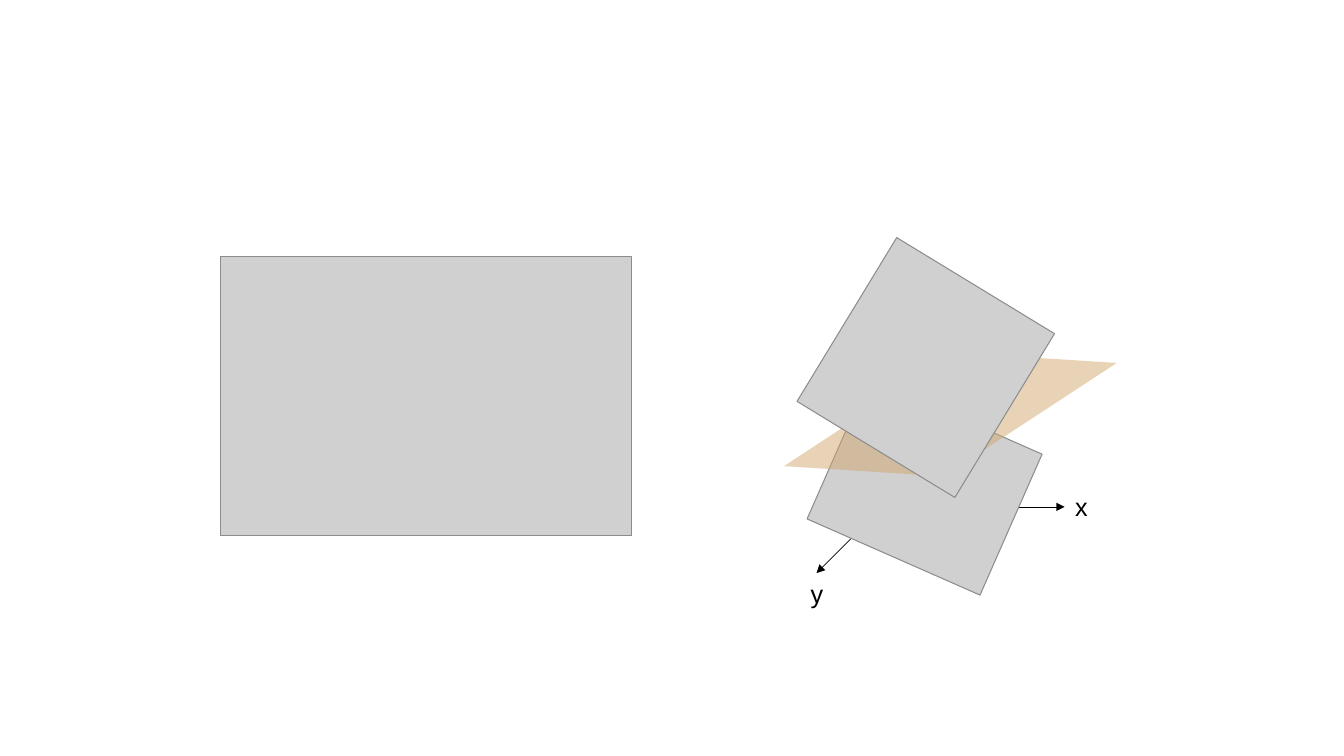
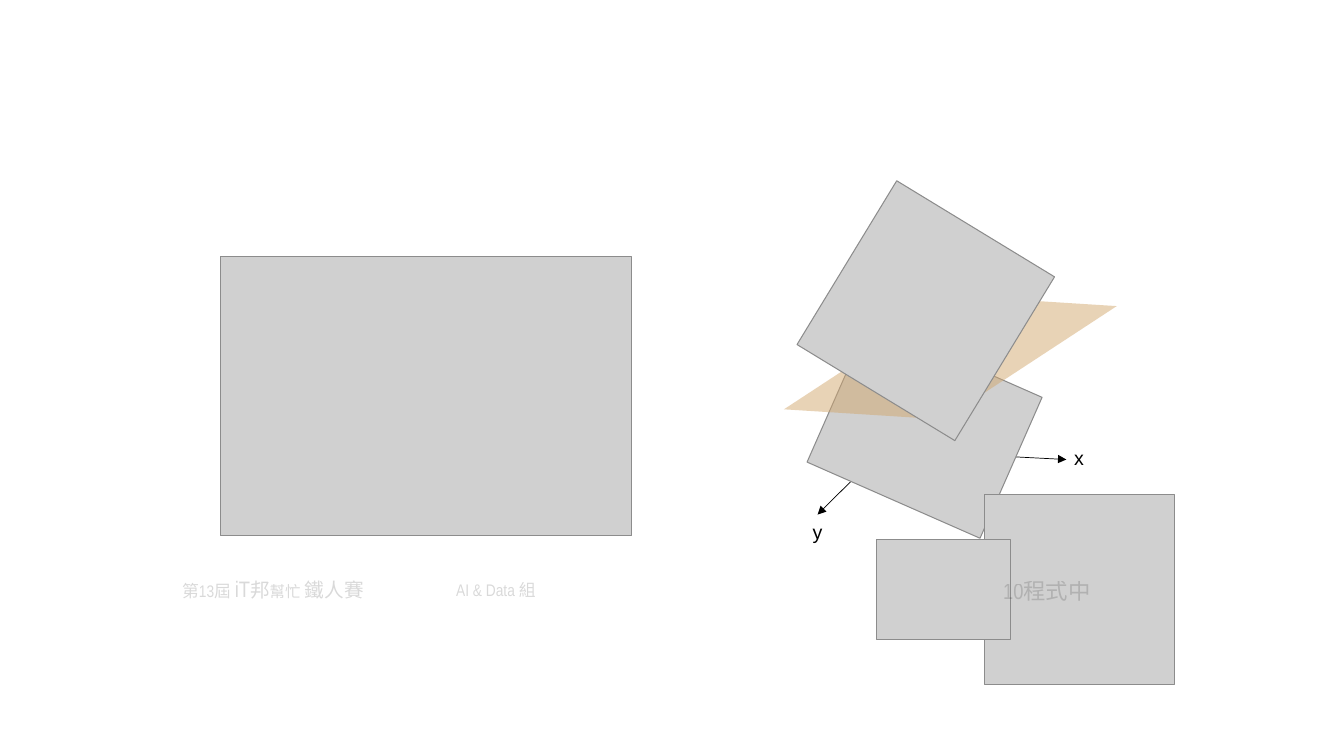
Before and after one commit to andy6804tw/andy6804tw.github.io, a slide deck: slide 3 of _posts/ithome/2021/11.SVM/11.SVM.pptx. Drawn at 1344x756 pixels with LibreOffice and Linux fonts; fonts in the diff are those of the drawing; grey boxes stand for pictures. Boxes give left, top, right and bottom in pixels: in the first picture for what was removed or moved away, otherwise in the second. Text is boxed around its words. In the diff, an @@ line names an element or a change of style, - is before the commit and + after.

```diff
--- a/_posts/ithome/2021/11.SVM/11.SVM.pptx
+++ b/_posts/ithome/2021/11.SVM/11.SVM.pptx
@@ picture: place and size @@
-picture at (797, 238, 1055, 498)
+picture at (797, 181, 1055, 440)
@@ arrow moved from (883, 507) - (885, 318) to (883, 451) - (885, 254) @@
@@ parallelogram: place and size @@
-parallelogram at (784, 343, 1117, 487)
+parallelogram at (784, 285, 1117, 430)
@@ picture: place and size @@
-picture at (807, 378, 1042, 595)
+picture at (807, 321, 1042, 539)
@@ arrow moved from (883, 507) - (817, 574) to (884, 449) - (818, 514) @@
@@ text "x": place and size @@
-text "x" at (1075, 502, 1088, 516)
+text "x" at (1074, 454, 1084, 465)
@@ text "x" at (1074, 454, 1084, 465): size 18 to 14 pt @@
@@ arrow moved from (882, 507) - (1065, 507) to (882, 450) - (1067, 460) @@
@@ text "y" at (813, 528, 823, 543): size 18 to 14 pt @@
@@ text "y": place and size @@
-text "y" at (811, 589, 824, 608)
+text "y" at (813, 528, 823, 543)
@@ group added at (182, 495, 1175, 685): 3 texts, 2 pictures @@
+第13屆 iT邦幫忙 鐵人賽
+AI & Data 組
+10程式中
```
Also in this commit, not shown: 4 other slides changed, 2 slides added, 1 slide removed, 8 other files.
